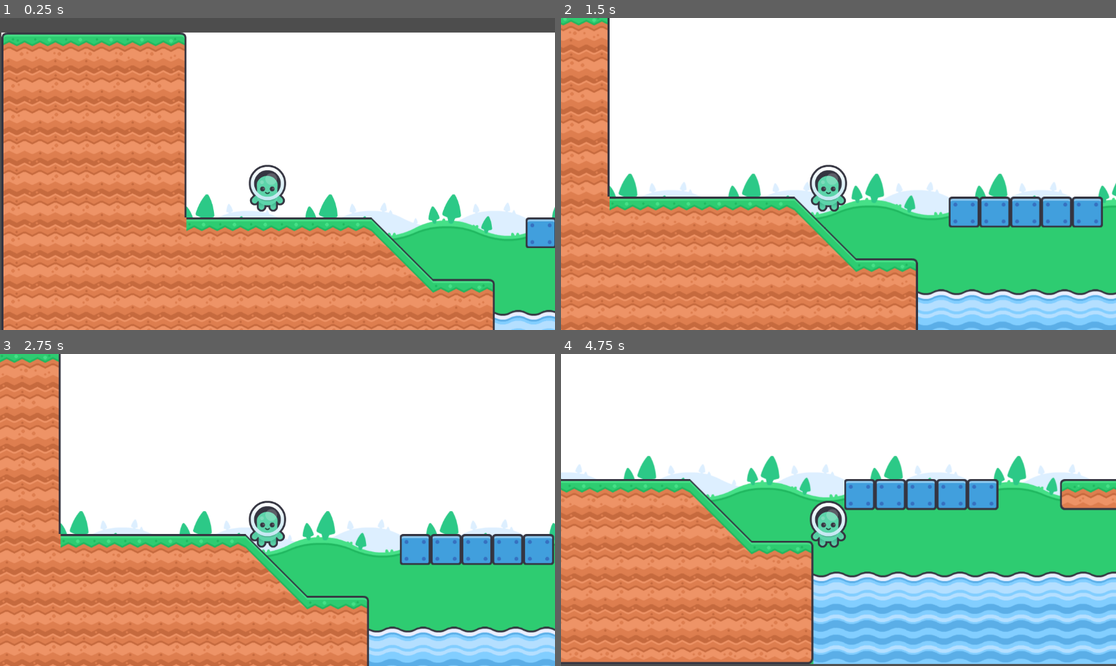
Above: before the commit, frames 1-4 (two rows, left to right).
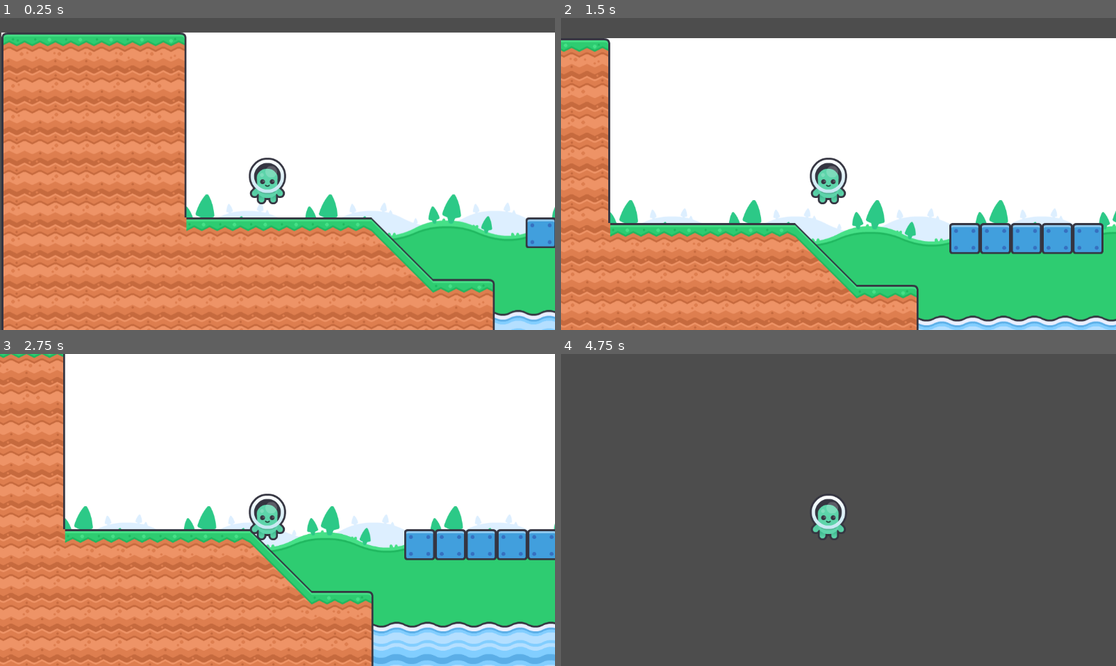
Above: after the commit, the same moments.

Repository: simonvdev/platformer
Game: Godot game, scene res://scenes/levels/main.tscn
Two runs of this game, one before a commit and one after it. Both use one fixed random seed, a clock stepped at 60 frames per second and the inputs below.
Inputs:
- Up to frame 1 (0.25 s): no input
- Up to frame 2 (1.5 s): tap Enter (ui_accept) at 0.5, 0.6 s; hold Right (ui_right) from 0.53 s (still down); tap Space (jump, bound only after the commit) at 0.77, 0.8, 1.07, 1.35 s
- Up to frame 3 (2.75 s): tap Space (jump, bound only after the commit) at 1.52, 1.82, 2.3 s; tap Enter (ui_accept) at 1.55, 2.1 s; release Right (ui_right) at 2.03 s; hold Left (ui_left) from 2.03 s (still down)
- Up to frame 4 (4.75 s): release Left (ui_left) at 2.78 s; hold Right (ui_right) 2.78-4.28 s; tap Enter (ui_accept) at 2.85, 4.35 s; tap Space (jump, bound only after the commit) at 3.02, 3.32, 3.6, 3.77, 4.07, 4.52 s; hold Left (ui_left) from 4.28 s (still down)

The runs differ from the first frame. In frame 1, 0.8% of the frame differs, in the area x 44-52%, y 44-63%; in frame 2, 31%; in frame 3, 16%; in frame 4, 98%, in the area x 0-100%, y 0-100%.

Commit message:
setup player prefab and update inputs

Diff:
--- a/project.godot
+++ b/project.godot
@@ -19,6 +19,28 @@
 
 project/assembly_name="platformer"
 
+[input]
+
+left={
+"deadzone": 0.2,
+"events": [Object(InputEventKey,"resource_local_to_scene":false,"resource_name":"","device":-1,"window_id":0,"alt_pressed":false,"shift_pressed":false,"ctrl_pressed":false,"meta_pressed":false,"pressed":false,"keycode":0,"physical_keycode":4194319,"key_label":0,"unicode":0,"location":0,"echo":false,"script":null)
+, Object(InputEventKey,"resource_local_to_scene":false,"resource_name":"","device":-1,"window_id":0,"alt_pressed":false,"shift_pressed":false,"ctrl_pressed":false,"meta_pressed":false,"pressed":false,"keycode":0,"physical_keycode":65,"key_label":0,"unicode":97,"location":0,"echo":false,"script":null)
+]
+}
+right={
+"deadzone": 0.2,
+"events": [Object(InputEventKey,"resource_local_to_scene":false,"resource_name":"","device":-1,"window_id":0,"alt_pressed":false,"shift_pressed":false,"ctrl_pressed":false,"meta_pressed":false,"pressed":false,"keycode":0,"physical_keycode":4194321,"key_label":0,"unicode":0,"location":0,"echo":false,"script":null)
+, Object(InputEventKey,"resource_local_to_scene":false,"resource_name":"","device":-1,"window_id":0,"alt_pressed":false,"shift_pressed":false,"ctrl_pressed":false,"meta_pressed":false,"pressed":false,"keycode":0,"physical_keycode":68,"key_label":0,"unicode":100,"location":0,"echo":false,"script":null)
+]
+}
+jump={
+"deadzone": 0.2,
+"events": [Object(InputEventKey,"resource_local_to_scene":false,"resource_name":"","device":-1,"window_id":0,"alt_pressed":false,"shift_pressed":false,"ctrl_pressed":false,"meta_pressed":false,"pressed":false,"keycode":0,"physical_keycode":32,"key_label":0,"unicode":32,"location":0,"echo":false,"script":null)
+, Object(InputEventKey,"resource_local_to_scene":false,"resource_name":"","device":-1,"window_id":0,"alt_pressed":false,"shift_pressed":false,"ctrl_pressed":false,"meta_pressed":false,"pressed":false,"keycode":0,"physical_keycode":87,"key_label":0,"unicode":119,"location":0,"echo":false,"script":null)
+, Object(InputEventKey,"resource_local_to_scene":false,"resource_name":"","device":-1,"window_id":0,"alt_pressed":false,"shift_pressed":false,"ctrl_pressed":false,"meta_pressed":false,"pressed":false,"keycode":0,"physical_keycode":4194320,"key_label":0,"unicode":0,"location":0,"echo":false,"script":null)
+]
+}
+
 [rendering]
 
 renderer/rendering_method="mobile"
--- a/scenes/levels/main.tscn
+++ b/scenes/levels/main.tscn
@@ -20,3 +20,4 @@
 
 [node name="Player" parent="." instance=ExtResource("3_y0acb")]
 position = Vector2(-472, 279)
+platform_on_leave = 2
--- a/scenes/prefabs/player.tscn
+++ b/scenes/prefabs/player.tscn
@@ -4,7 +4,7 @@
 [ext_resource type="SpriteFrames" uid="uid://dktex0f627h3w" path="res://resources/sprites_frames/player.tres" id="2_n0leu"]
 
 [sub_resource type="CapsuleShape2D" id="CapsuleShape2D_y0acb"]
-radius = 41.2
+radius = 35.63
 height = 94.53
 
 [node name="Player" type="CharacterBody2D"]
@@ -13,10 +13,10 @@
 script = ExtResource("1_tou0u")
 
 [node name="CollisionShape2D" type="CollisionShape2D" parent="."]
-position = Vector2(0, 17)
 shape = SubResource("CapsuleShape2D_y0acb")
 
 [node name="AnimatedSprite2D" type="AnimatedSprite2D" parent="."]
+position = Vector2(0, -15)
 sprite_frames = ExtResource("2_n0leu")
 animation = &"idle"
 
--- a/scripts/player.gd
+++ b/scripts/player.gd
@@ -11,12 +11,12 @@
 		velocity += get_gravity() * delta
 
 	# Handle jump.
-	if Input.is_action_just_pressed("ui_accept") and is_on_floor():
+	if Input.is_action_just_pressed("jump") and is_on_floor():
 		velocity.y = JUMP_VELOCITY
 
 	# Get the input direction and handle the movement/deceleration.
 	# As good practice, you should replace UI actions with custom gameplay actions.
-	var direction = Input.get_axis("ui_left", "ui_right")
+	var direction = Input.get_axis("left", "right")
 	if direction:
 		velocity.x = direction * SPEED
 	else:
